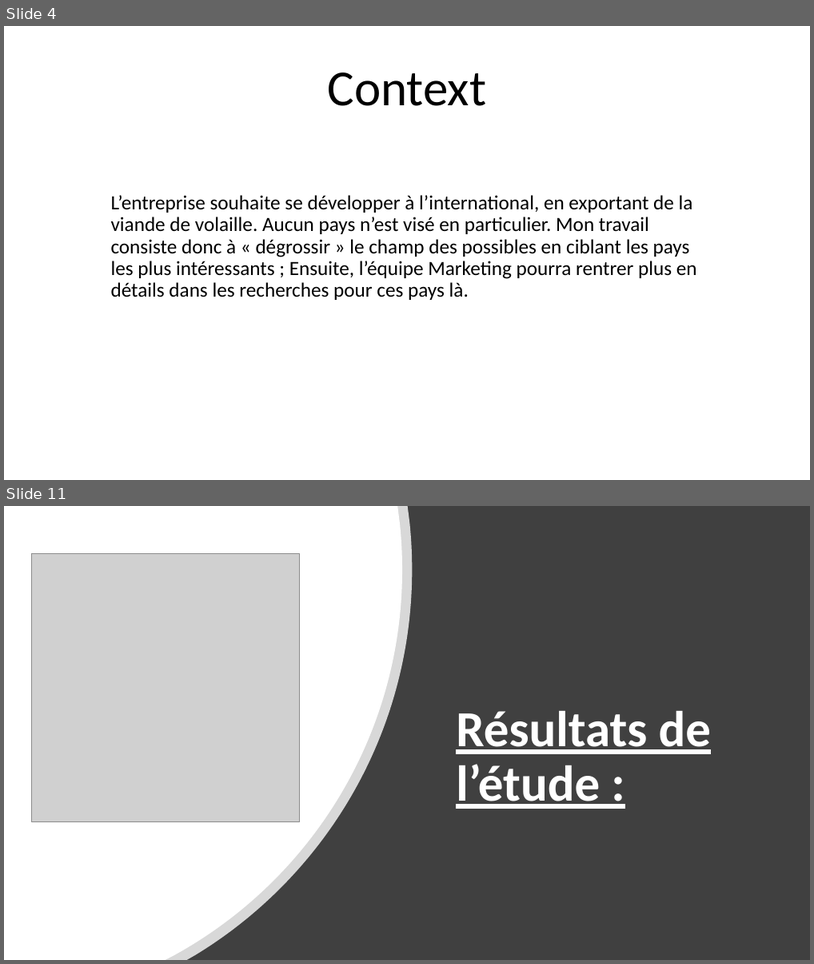
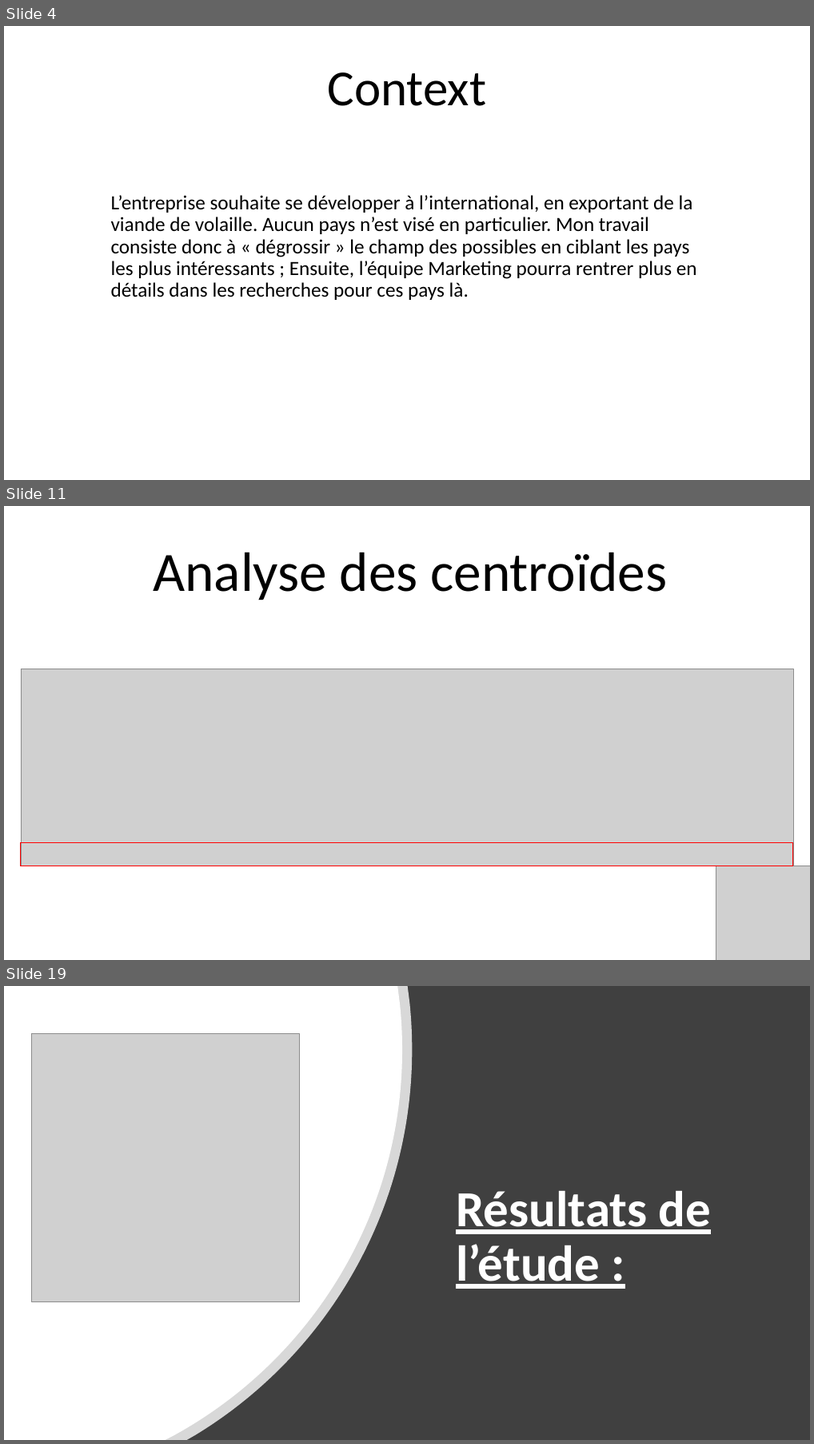
Before and after one commit to Julien-paulet/Projet_5_effectuez_une_etude_de_marche, a slide deck: Projet_5_présentation.pptx. Shown one above the other, each under a label of ours: slides 4 and 11 before the commit, slides 4, 11 and 19 after it; the slides between them are not shown. The pictures are 814x964 and 814x1444 pixels, drawn with LibreOffice and Linux fonts; fonts in the diff are those of the drawing; grey boxes stand for pictures. Boxes give left, top, right and bottom in pixels: in the first picture for what was removed or moved away, otherwise in the second. Text is boxed around its words. In the diff, an @@ line names an element or a change of style, - is before the commit and + after.

```diff
--- a/Projet_5_présentation.pptx
+++ b/Projet_5_présentation.pptx
@@ slide 11 added at [4, 506, 810, 960], background #FFFFFF @@
@@ title added at [153, 552, 667, 600], 66 pt, text #000000 @@
+Analyse des centroïdes
@@ picture added at [21, 668, 794, 866] @@
@@ rectangle added at [21, 843, 794, 866], outline #FF0000 1 pt @@
@@ picture added at [717, 865, 810, 960] @@
@@ what was slide 11 is now slide 19 @@
```
Also in this commit, not shown: 4 slides changed, 10 other slides added, 3 slides removed, 2 other files.
